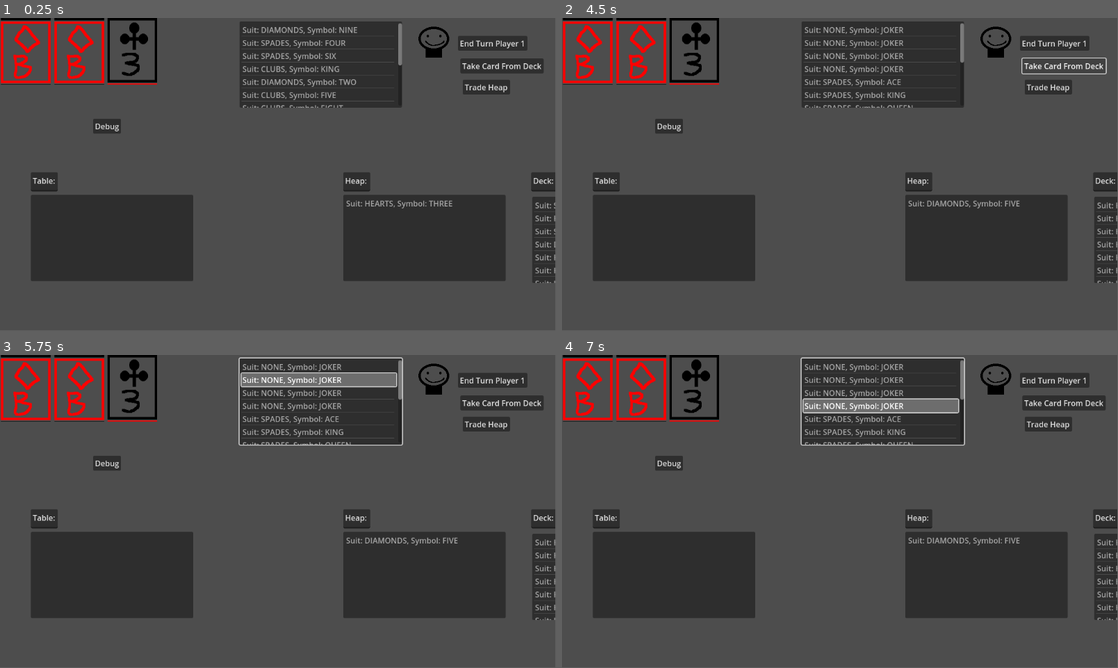
Above: before the commit, frames 1-4 (two rows, left to right).
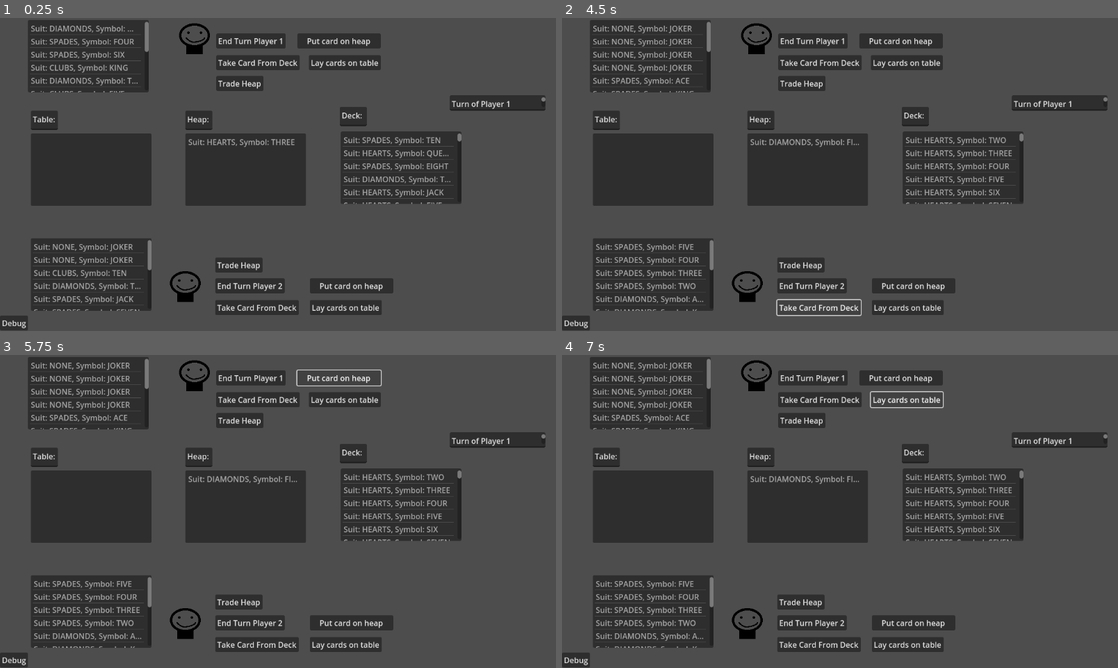
Above: after the commit, the same moments.

Repository: Brentem/JokerRummy
Game: Godot game, scene res://scenes/main.tscn
Same seed, same stepped clock (60 frames per second), same inputs: the game is played once before the commit and once after it.
Inputs (mouse positions are in pixels of both pictures, inside the frame that each line leads up to):
- Up to frame 1 (0.25 s): no input
- Up to frame 2 (4.5 s): click "End Turn Player 1" at 0.5 s; click "Take Card From Deck" at 1.25 s; click "End Turn Player 1" (after the commit: "End Turn Player 2") at 2 s; click "Trade Heap" at 2.75 s; click "Debug" at 3.5 s; click "Take Card From Deck" at 4.25 s
- Up to frame 3 (5.75 s): click (339, 376) at 5 s, where only the run after the commit has a clickable "Put card on heap"
- Up to frame 4 (7 s): click (912, 621) at 5.75 s, where only the run after the commit has a clickable "Put card on heap"; click (906, 398) at 6.5 s, where only the run after the commit has a clickable "Lay cards on table"
In our replay, the window is 799x449 before the commit and 800x450 after it. These sizes can differ from the game's own. Grey fills any space a smaller window leaves; there, only what the larger window draws over its background counts as a difference.

The runs differ from the first frame. In frame 1, 46% of the frame differs, in the area x 0-100%, y 0-100%; in frame 2, 45%; in frame 3, 47%; in frame 4, 46%.

Commit message:
Made some changes to the game layout.

Diff:
--- a/project/project.godot
+++ b/project/project.godot
@@ -18,3 +18,9 @@
 [display]
 
 window/size/mode=2
+window/stretch/mode="viewport"
+window/stretch/aspect="expand"
+
+[rendering]
+
+textures/canvas_textures/default_texture_filter=0
--- a/project/scenes/main.tscn
+++ b/project/scenes/main.tscn
@@ -1,16 +1,7 @@
-[gd_scene load_steps=6 format=3 uid="uid://ck5jsiitkfbc5"]
+[gd_scene load_steps=3 format=3 uid="uid://ck5jsiitkfbc5"]
 
 [ext_resource type="Script" path="res://scripts/main.gd" id="1_kbhkh"]
-[ext_resource type="Texture2D" uid="uid://bxfq7pmplh5c6" path="res://assets/cards.png" id="2_eadsg"]
 [ext_resource type="PackedScene" uid="uid://bq4lsgxharv4m" path="res://scenes/player.tscn" id="3_a3nih"]
-
-[sub_resource type="AtlasTexture" id="AtlasTexture_mjh0c"]
-atlas = ExtResource("2_eadsg")
-region = Rect2(943.132, 254.846, 107.438, 138.913)
-
-[sub_resource type="AtlasTexture" id="AtlasTexture_bhtwl"]
-atlas = ExtResource("2_eadsg")
-region = Rect2(104, 132, 104, 132)
 
 [node name="Main" type="Node2D"]
 script = ExtResource("1_kbhkh")
@@ -18,24 +9,24 @@
 [node name="Text" type="Node" parent="."]
 
 [node name="HeapText" type="TextEdit" parent="Text"]
-offset_left = 712.0
-offset_top = 320.0
-offset_right = 768.0
-offset_bottom = 360.0
+offset_left = 384.0
+offset_top = 192.0
+offset_right = 440.0
+offset_bottom = 232.0
 text = "Heap:"
 
 [node name="DeckText" type="TextEdit" parent="Text"]
-offset_left = 1102.0
-offset_top = 320.0
-offset_right = 1158.0
-offset_bottom = 360.0
+offset_left = 704.0
+offset_top = 184.0
+offset_right = 760.0
+offset_bottom = 224.0
 text = "Deck:"
 
 [node name="TurnText" type="TextEdit" parent="Text"]
-offset_left = 1522.0
-offset_top = 414.0
-offset_right = 1720.0
-offset_bottom = 446.0
+offset_left = 932.0
+offset_top = 160.0
+offset_right = 1130.0
+offset_bottom = 192.0
 text = "Turn of"
 
 [node name="TableText" type="TextEdit" parent="Text"]
@@ -43,147 +34,128 @@
 anchor_right = 0.014
 anchor_bottom = 0.025
 offset_left = 64.0
-offset_top = 320.0
+offset_top = 192.0
 offset_right = 103.872
-offset_bottom = 343.8
+offset_bottom = 215.8
 text = "Table:"
 
 [node name="Buttons" type="Node" parent="."]
 
 [node name="TurnButton1" type="Button" parent="Buttons"]
-offset_left = 950.0
-offset_top = 37.0
-offset_right = 1094.0
-offset_bottom = 68.0
+offset_left = 448.0
+offset_top = 32.0
+offset_right = 592.0
+offset_bottom = 63.0
 text = "End Turn Player 1"
 
 [node name="TurnButton2" type="Button" parent="Buttons"]
-offset_left = 962.0
-offset_top = 883.0
-offset_right = 1106.0
-offset_bottom = 914.0
+offset_left = 446.0
+offset_top = 539.0
+offset_right = 590.0
+offset_bottom = 570.0
 text = "End Turn Player 2"
 
 [node name="DeckButton1" type="Button" parent="Buttons"]
-offset_left = 955.0
-offset_top = 84.0
-offset_right = 1128.0
-offset_bottom = 115.0
+offset_left = 448.0
+offset_top = 77.0
+offset_right = 621.0
+offset_bottom = 108.0
 text = "Take Card From Deck"
 
 [node name="DeckButton2" type="Button" parent="Buttons"]
-offset_left = 962.0
-offset_top = 928.0
-offset_right = 1135.0
-offset_bottom = 959.0
+offset_left = 446.0
+offset_top = 584.0
+offset_right = 619.0
+offset_bottom = 615.0
 text = "Take Card From Deck"
 
 [node name="HeapButton1" type="Button" parent="Buttons"]
-offset_left = 1158.0
-offset_top = 37.0
-offset_right = 1331.0
-offset_bottom = 68.0
+offset_left = 616.0
+offset_top = 32.0
+offset_right = 789.0
+offset_bottom = 63.0
 text = "Put card on heap"
 
 [node name="HeapButton2" type="Button" parent="Buttons"]
-offset_left = 1158.0
-offset_top = 883.0
-offset_right = 1331.0
-offset_bottom = 914.0
+offset_left = 642.0
+offset_top = 539.0
+offset_right = 815.0
+offset_bottom = 570.0
 text = "Put card on heap"
 
 [node name="TableButton1" type="Button" parent="Buttons"]
-offset_left = 1158.0
-offset_top = 84.0
-offset_right = 1307.0
-offset_bottom = 115.0
+offset_left = 640.0
+offset_top = 77.0
+offset_right = 789.0
+offset_bottom = 108.0
 text = "Lay cards on table"
 
 [node name="TableButton2" type="Button" parent="Buttons"]
-offset_left = 1158.0
-offset_top = 928.0
-offset_right = 1307.0
-offset_bottom = 959.0
+offset_left = 642.0
+offset_top = 584.0
+offset_right = 791.0
+offset_bottom = 615.0
 text = "Lay cards on table"
 
 [node name="TradeHeapButton1" type="Button" parent="Buttons"]
-offset_left = 960.0
-offset_top = 128.0
-offset_right = 1058.0
-offset_bottom = 159.0
+offset_left = 448.0
+offset_top = 120.0
+offset_right = 546.0
+offset_bottom = 151.0
 text = "Trade Heap"
 
 [node name="TradeHeapButton2" type="Button" parent="Buttons"]
-offset_left = 962.0
-offset_top = 840.0
-offset_right = 1060.0
-offset_bottom = 871.0
+offset_left = 446.0
+offset_top = 496.0
+offset_right = 544.0
+offset_bottom = 527.0
 text = "Trade Heap"
 
 [node name="DebugButton" type="Button" parent="Buttons"]
-offset_left = 193.0
-offset_top = 209.0
-offset_right = 251.0
-offset_bottom = 240.0
+offset_top = 616.0
+offset_right = 58.0
+offset_bottom = 647.0
 text = "Debug"
 
 [node name="ItemLists" type="Node" parent="."]
 
 [node name="DeckList" type="ItemList" parent="ItemLists"]
-offset_left = 1104.0
-offset_top = 371.0
-offset_right = 1441.0
-offset_bottom = 550.0
+offset_left = 706.0
+offset_top = 235.0
+offset_right = 956.0
+offset_bottom = 385.0
 
 [node name="HeapList" type="ItemList" parent="ItemLists"]
-offset_left = 712.0
-offset_top = 367.0
-offset_right = 1049.0
-offset_bottom = 546.0
+offset_left = 384.0
+offset_top = 239.0
+offset_right = 634.0
+offset_bottom = 389.0
 
 [node name="PlayerOneList" type="ItemList" parent="ItemLists"]
-offset_left = 497.0
-offset_top = 7.0
-offset_right = 834.0
-offset_bottom = 186.0
+offset_left = 58.0
+offset_top = 4.0
+offset_right = 308.0
+offset_bottom = 154.0
 select_mode = 1
 
 [node name="PlayerTwoList" type="ItemList" parent="ItemLists"]
-offset_left = 488.0
-offset_top = 788.0
-offset_right = 825.0
-offset_bottom = 967.0
+offset_left = 64.0
+offset_top = 456.0
+offset_right = 314.0
+offset_bottom = 606.0
 select_mode = 1
 
 [node name="TableList" type="ItemList" parent="ItemLists"]
 offset_left = 64.0
-offset_top = 367.0
-offset_right = 401.0
-offset_bottom = 546.0
-
-[node name="TemporaryNodes" type="Node" parent="."]
-
-[node name="HBoxContainer" type="HBoxContainer" parent="TemporaryNodes"]
-offset_right = 40.0
-offset_bottom = 40.0
-
-[node name="TextureRect" type="TextureRect" parent="TemporaryNodes/HBoxContainer"]
-layout_mode = 2
-texture = SubResource("AtlasTexture_mjh0c")
-
-[node name="TextureRect2" type="TextureRect" parent="TemporaryNodes/HBoxContainer"]
-layout_mode = 2
-texture = SubResource("AtlasTexture_mjh0c")
-
-[node name="TextureRect3" type="TextureRect" parent="TemporaryNodes/HBoxContainer"]
-layout_mode = 2
-texture = SubResource("AtlasTexture_bhtwl")
+offset_top = 239.0
+offset_right = 314.0
+offset_bottom = 389.0
 
 [node name="Player1" parent="." instance=ExtResource("3_a3nih")]
-position = Vector2(900, 50)
+position = Vector2(403, 43)
 
 [node name="Player2" parent="." instance=ExtResource("3_a3nih")]
-position = Vector2(900, 900)
+position = Vector2(384, 556)
 
 [connection signal="pressed" from="Buttons/TurnButton1" to="." method="_on_turn_button_pressed" binds= [0]]
 [connection signal="pressed" from="Buttons/TurnButton2" to="." method="_on_turn_button_pressed" binds= [1]]
